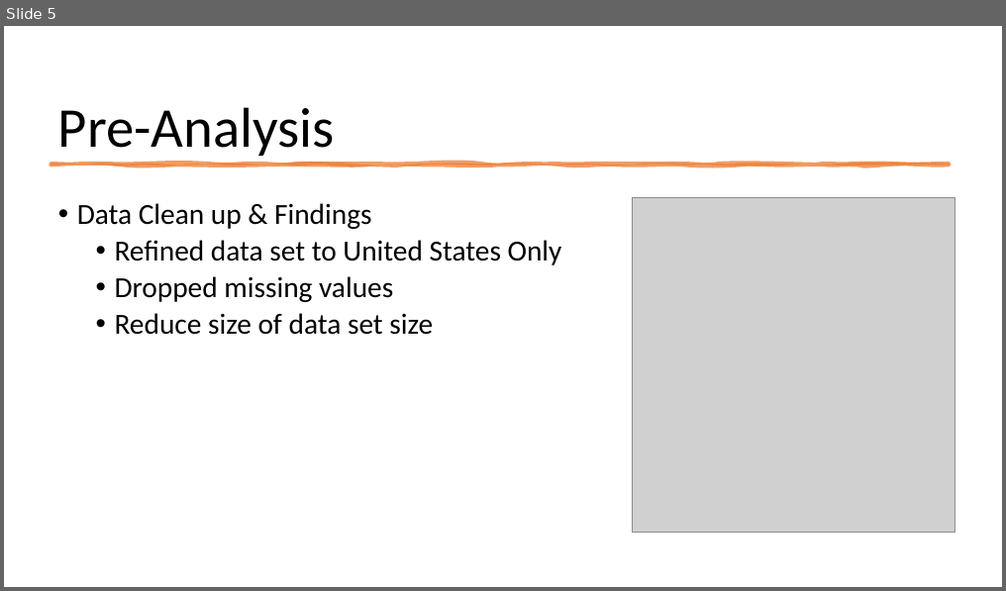
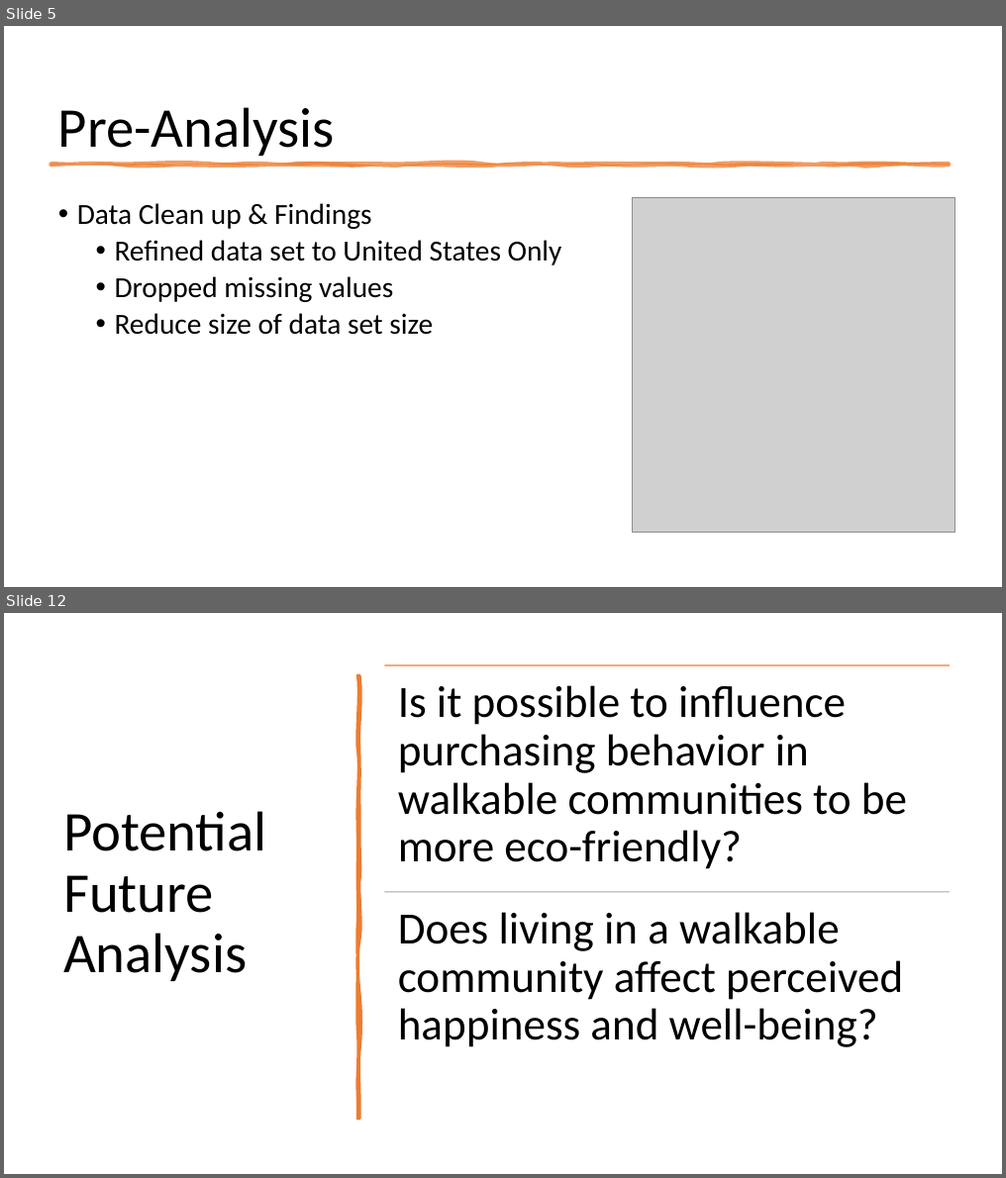
Before and after one commit to mbarre8/Project_1, a slide deck: Project1-PP.pptx. Shown one above the other, each under a label of ours: slide 5 before the commit, slides 5 and 12 after it; the slides between them are not shown. The pictures are 1006x591 and 1006x1178 pixels, drawn with LibreOffice and Linux fonts; fonts in the diff are those of the drawing; grey boxes stand for pictures. Boxes give left, top, right and bottom in pixels: in the first picture for what was removed or moved away, otherwise in the second. Text is boxed around its words. In the diff, an @@ line names an element or a change of style, - is before the commit and + after.

```diff
--- a/Project1-PP.pptx
+++ b/Project1-PP.pptx
@@ slide 12 added at <box>4,613,1002,1174</box>, background #FFFFFF @@
@@ freeform shape added at <box>358,676,359,1119</box>, fill #ED7D31, outline #ED7D31 3.25 pt @@
@@ title added at <box>63,811,267,981</box>, 54 pt, text #000000 @@
+Potential Future Analysis
@@ group added at <box>384,665,949,1048</box>: 2 lines, 2 texts @@
+Is it possible to influence purchasing behavior in walkable communities to be more eco-friendly?
+Does living in a walkable community affect perceived happiness and well-being?
```
Also in this commit, not shown: 6 slides changed, 2 other slides added, 2 slides removed, 24 other files.
